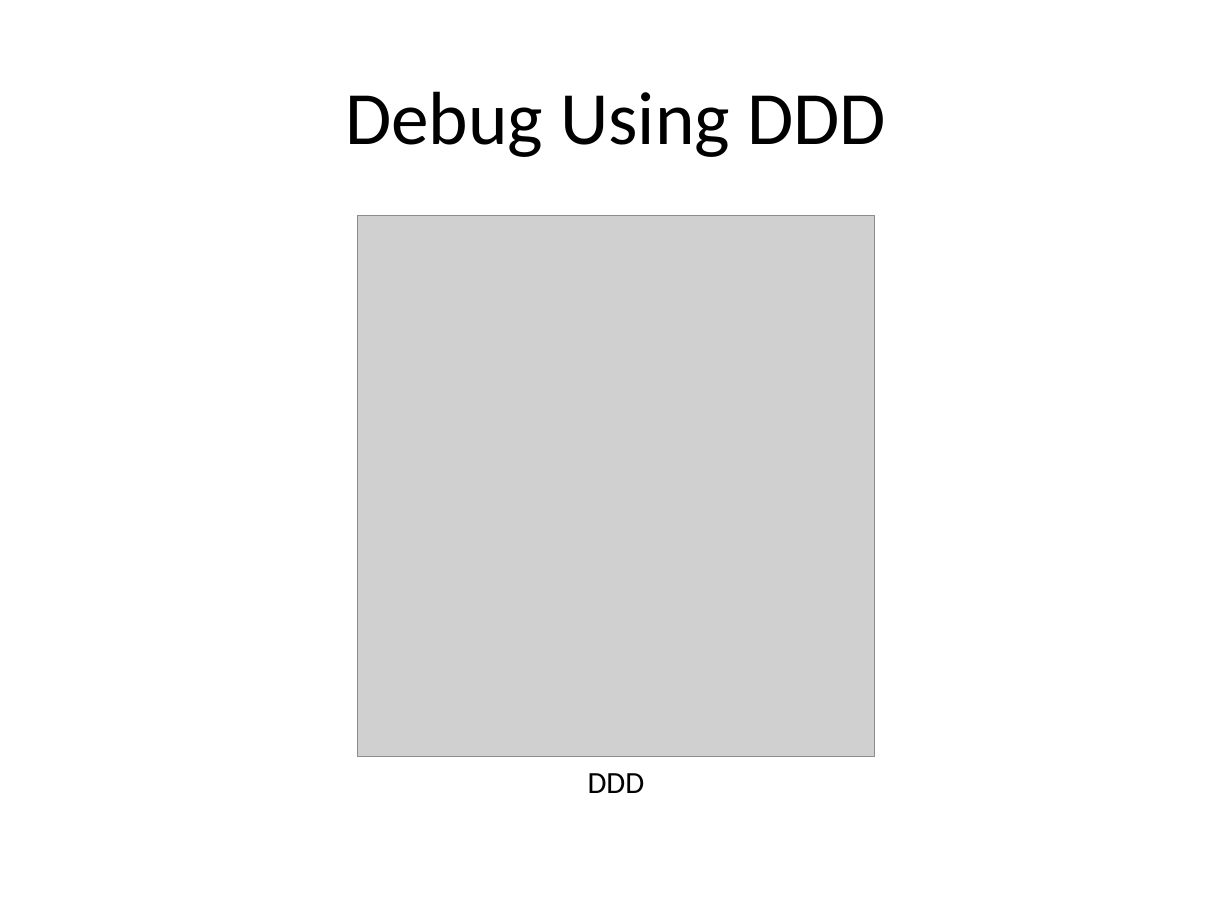
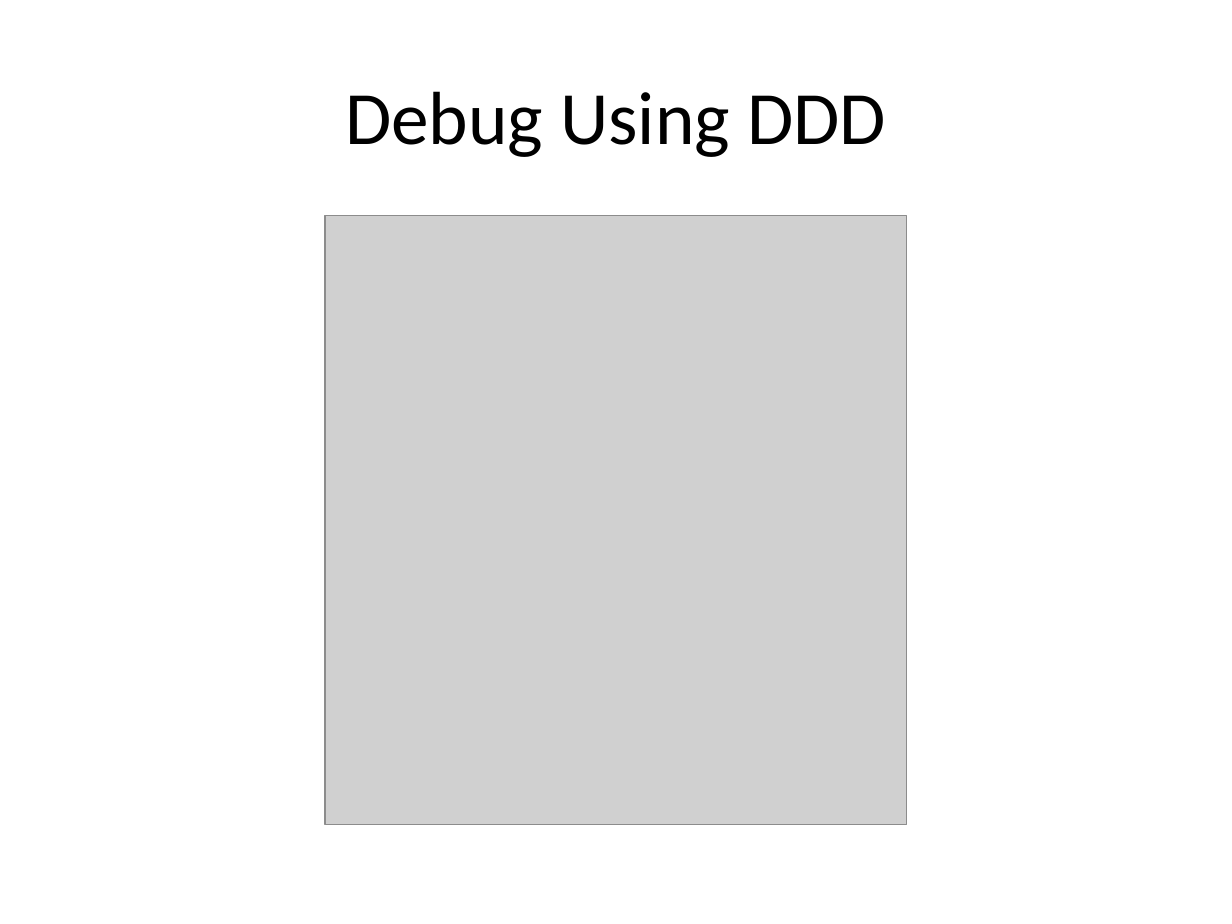
Before and after one commit to tewarid/course-c, a slide deck: slide 19 of slides.pptx (slide 17 before the commit). Drawn at 1232x924 pixels with LibreOffice and Linux fonts; fonts in the diff are those of the drawing; grey boxes stand for pictures. Boxes give left, top, right and bottom in pixels: in the first picture for what was removed or moved away, otherwise in the second. Text is boxed around its words. In the diff, an @@ line names an element or a change of style, - is before the commit and + after.

```diff
--- a/slides.pptx
+++ b/slides.pptx
@@ picture resized from (x1=357, y1=216, x2=873, y2=756) to (x1=325, y1=216, x2=907, y2=824) @@
@@ text removed at (x1=588, y1=773, x2=645, y2=793) @@
-DDD
```
Also in this commit, not shown: 8 other slides changed, 2 slides added, 2 slides removed, 14 other files.
